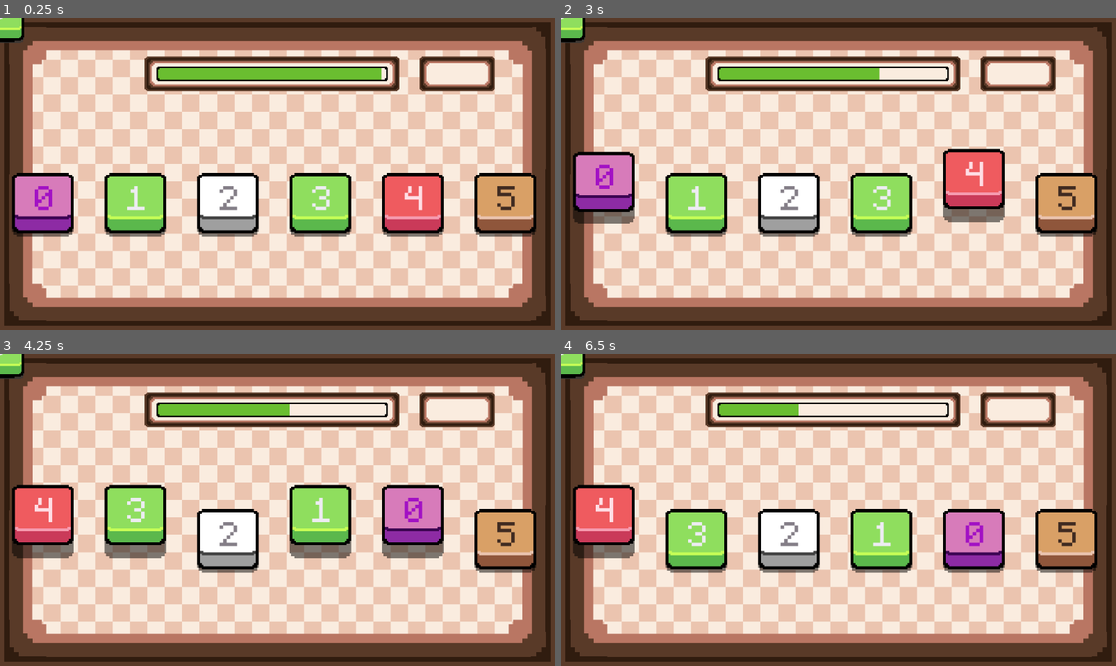
Above: before the commit, frames 1-4 (two rows, left to right).
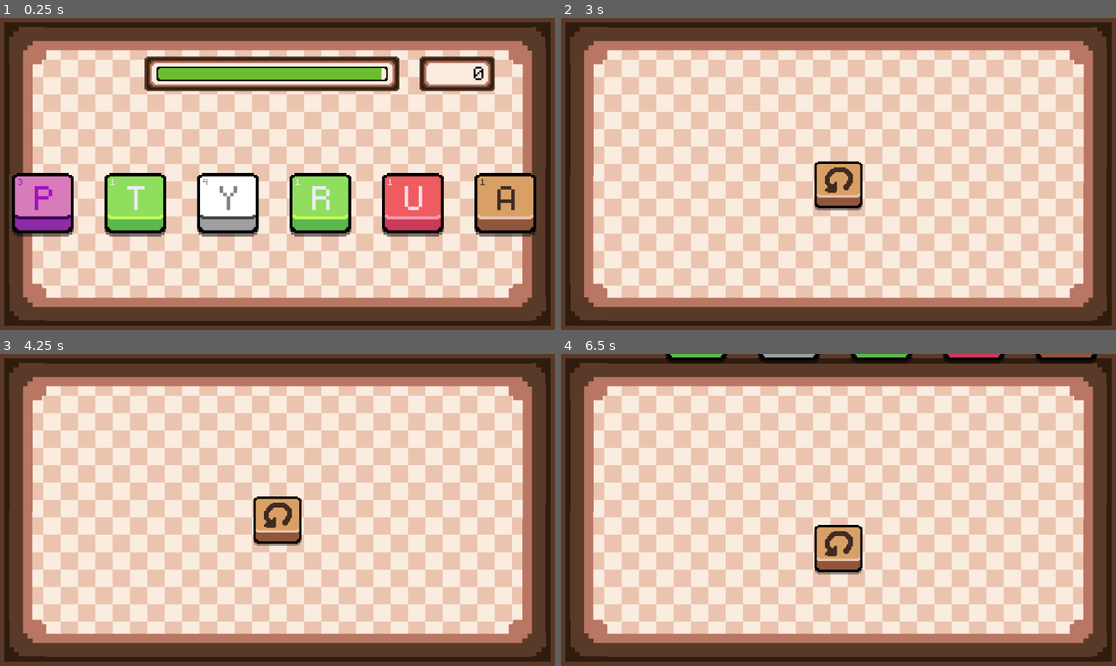
Above: after the commit, the same moments.

Repository: lohchness/Swivle
Game: Godot game, scene res://scenes/Game.tscn
Same seed, same stepped clock (60 frames per second), same inputs: the game is played once before the commit and once after it.
Inputs (mouse positions are in pixels of both pictures, inside the frame that each line leads up to):
- Up to frame 1 (0.25 s): no input
- Up to frame 2 (3 s): click (561, 18) at 0.52 s; click (561, 18) at 1.27 s; click (561, 18) at 2.02 s; tap Enter (DEBUG_END) at 2.75 s; move the mouse to (605, 205) at 2.77 s; hold 5 (FIVE) from 2.78 s (still down); click (605, 205) at 2.92 s
- Up to frame 3 (4.25 s): tap Space (Pivot) at 3.5 s; move the mouse to (133, 541) at 3.52 s; release 5 (FIVE) at 3.53 s; tap 4 (FOUR) at 3.6 s; click (133, 541) at 3.67 s
- Up to frame 4 (6.5 s): move the mouse to (788, 541) at 4.27 s; hold 1 (ONE) 4.28-5.03 s; click (788, 541) at 4.42 s; tap Enter (DEBUG_END) at 5, 6.4 s; move the mouse to (694, 516) at 5.02 s; tap Space (Pivot) at 5.1 s; click (694, 516) at 5.17 s; move the mouse to (605, 541) at 5.77 s; hold Right mouse button (Release) from 5.78 s (still down); click (605, 541) at 5.92 s

The runs differ from the first frame. In frame 1, 1.1% of the frame differs, in the area x 0-93%, y 0-62%; in frame 2, 21%; in frame 3, 22%, in the area x 0-97%, y 0-71%; in frame 4, 21%.
Error before the commit: Parse Error: Too many arguments for "move_off_screen()" call. Expected at most 0 but received 1. (res://scripts/Game.gd:54)

Commit message:
refactor: set twostateswitch exports in game scene

Diff:
--- a/scenes/Game.tscn
+++ b/scenes/Game.tscn
@@ -95,9 +95,15 @@
 [node name="WordProcessor" parent="." instance=ExtResource("2_ahnbo")]
 
 [node name="Hand" parent="." instance=ExtResource("3_ep3bm")]
+use_editor_as_start = true
+offset_vector = Vector2(0, -500)
+start_on_screen = true
 
 [node name="TopBar" type="Node2D" parent="."]
 script = ExtResource("7_u6xxe")
+use_editor_as_start = true
+offset_vector = Vector2(0, -450)
+start_on_screen = true
 
 [node name="MenuWindow" type="Sprite2D" parent="TopBar"]
 visible = false
@@ -116,6 +122,10 @@
 
 [node name="RestartControlKey" parent="." instance=ExtResource("12_mcffj")]
 position = Vector2(576, 796)
+use_editor_as_start = true
+offset_vector = Vector2(0, -450)
 
 [node name="PlayControlKey" parent="." instance=ExtResource("13_2rd6h")]
 position = Vector2(455, 796)
+use_editor_as_start = true
+offset_vector = Vector2(0, -450)
--- a/scripts/Game.gd
+++ b/scripts/Game.gd
@@ -50,9 +50,8 @@
 func pause_game() -> void:
 	game_state = State.PAUSED
 
-	var offset: Vector2 = Vector2(0, 500)
-	hand.move_off_screen(offset)
-	topbar.move_off_screen(offset)
+	hand.move_off_screen()
+	topbar.move_off_screen()
 	topbar.pause_timer()
 
 	restart_key.move_on_screen()
@@ -77,9 +76,8 @@
 	Globals.score = total_score
 	Globals.word = processor.chosen_word
 
-	var offset: Vector2 = Vector2(0, 500)
-	hand.move_off_screen(offset)
-	topbar.move_off_screen(offset)
+	hand.move_off_screen()
+	topbar.move_off_screen()
 	topbar.pause_timer()
 
 	# TODO: Refactor when implementing gameover scene
